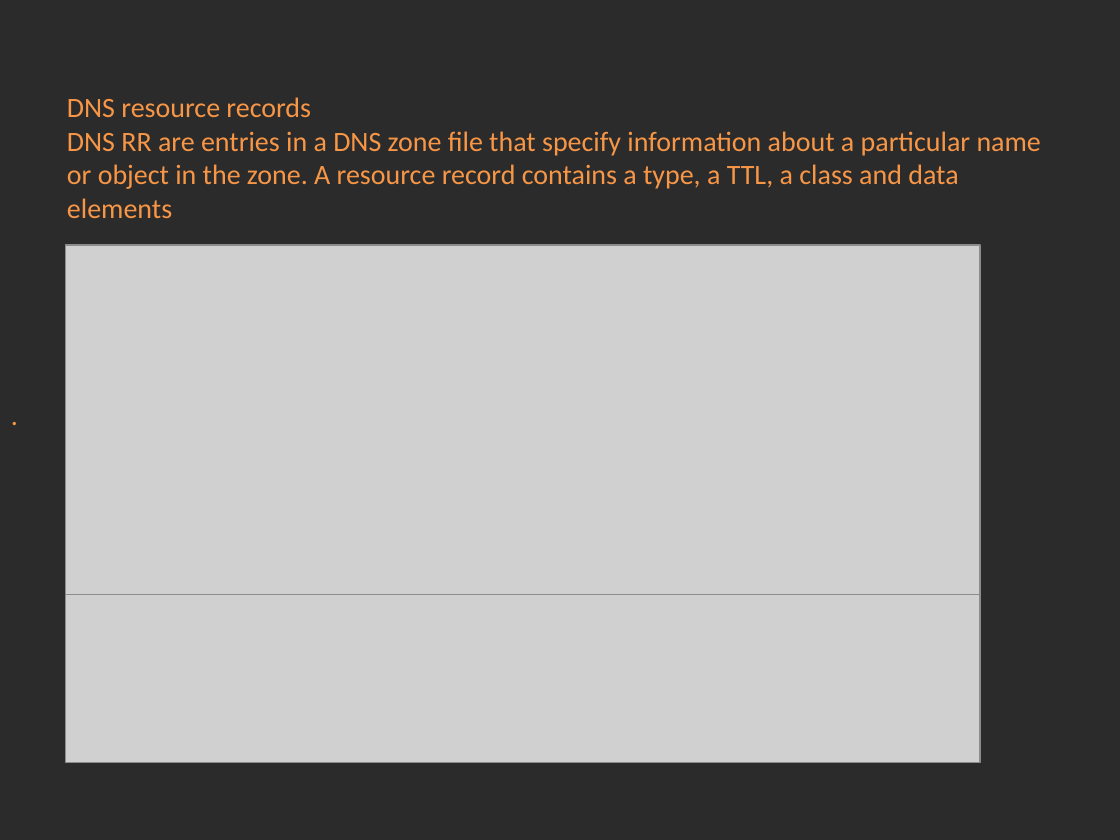
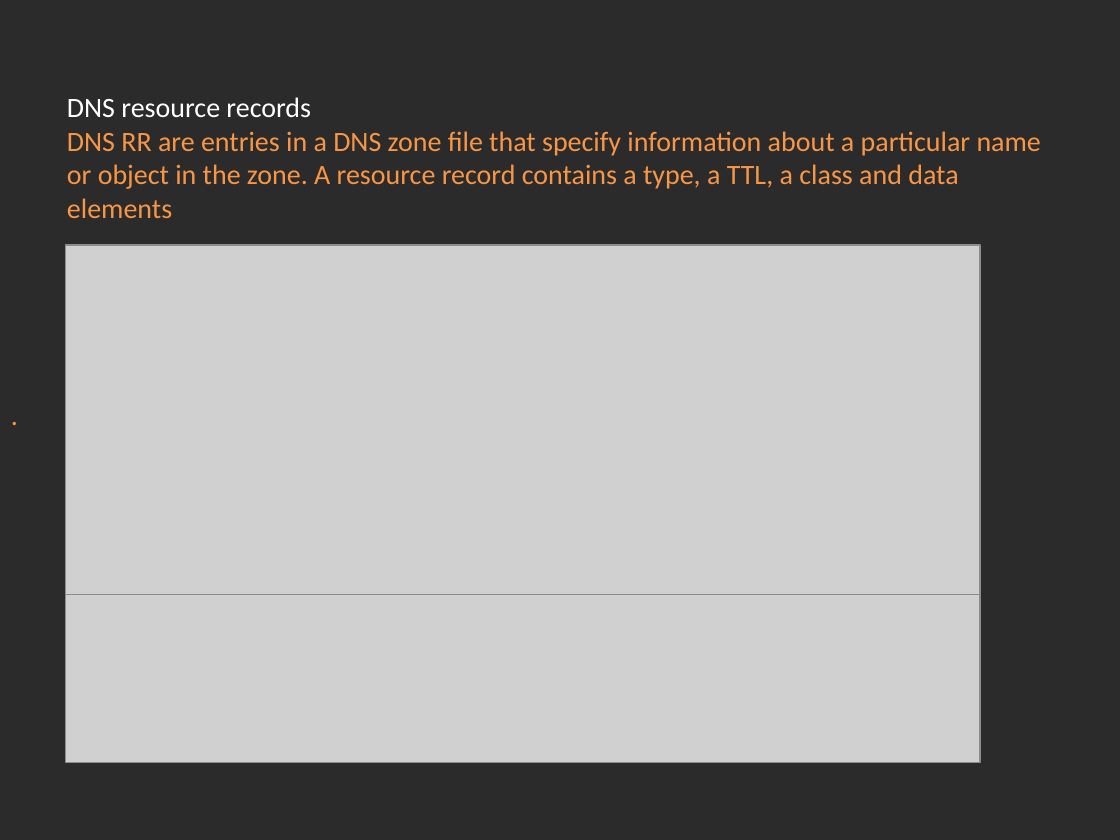
Before and after one commit to Academy-Soft-Intellect/Linux-Course, a slide deck: slide 4 of 06.Networking/06-DNS.pptx. Drawn at 1120x840 pixels with LibreOffice and Linux fonts; fonts in the diff are those of the drawing; grey boxes stand for pictures; background and template pictures are left out; a plain dark background stands for a picture behind light text. Boxes give left, top, right and bottom in pixels: in the first picture for what was removed or moved away, otherwise in the second. Text is boxed around its words. In the diff, an @@ line names an element or a change of style, - is before the commit and + after.

```diff
--- a/06.Networking/06-DNS.pptx
+++ b/06.Networking/06-DNS.pptx
@@ text at (67, 97, 311, 117): text colour #F79646 to #FFFFFF in "DNS resource records" @@
```
Also in this commit, not shown: 2 other slides changed, 3 other files.
